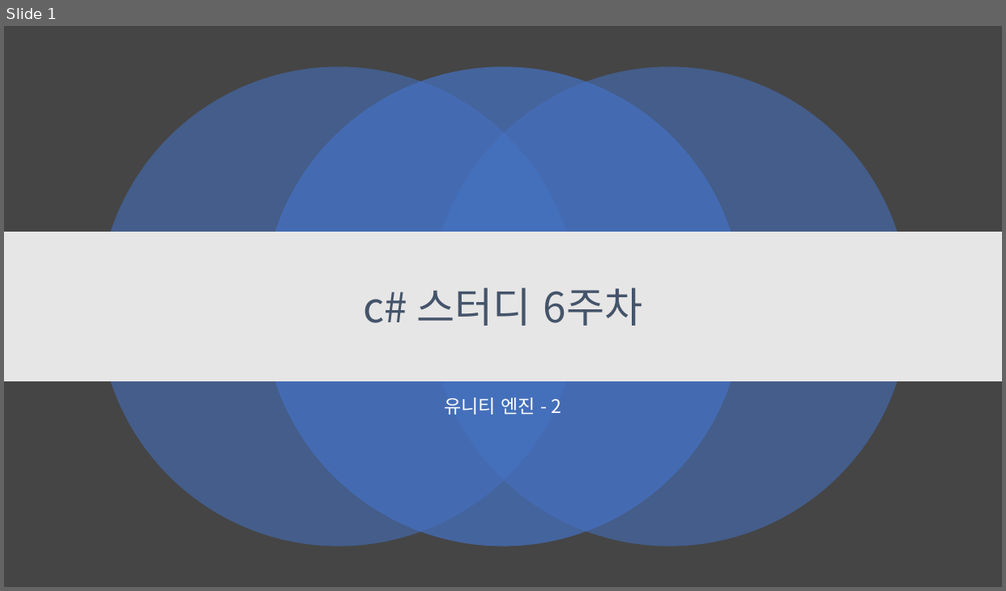
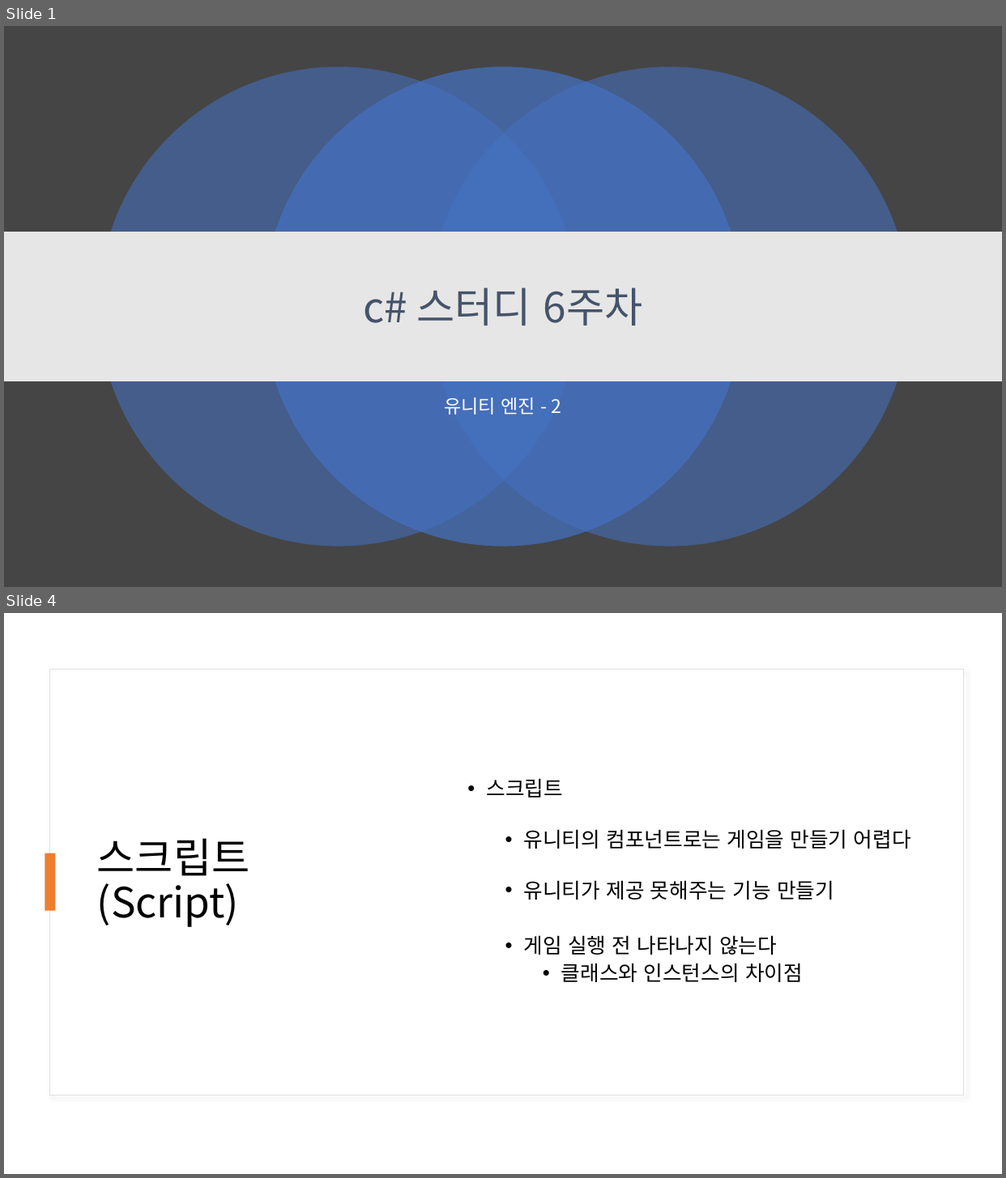
Before and after one commit to kjh99660/Study_powerpoint, a slide deck: C#스터디/c# 스터디 6주 차.pptx. Shown one above the other, each under a label of ours: slide 1 before the commit, slides 1 and 4 after it; the slides between them are not shown. The pictures are 1006x591 and 1006x1178 pixels, drawn with LibreOffice and Linux fonts; fonts in the diff are those of the drawing. Boxes give left, top, right and bottom in pixels: in the first picture for what was removed or moved away, otherwise in the second. Text is boxed around its words. In the diff, an @@ line names an element or a change of style, - is before the commit and + after.

```diff
--- a/C#스터디/c# 스터디 6주 차.pptx
+++ b/C#스터디/c# 스터디 6주 차.pptx
@@ slide 4 added at box(4, 613, 1002, 1174), background #FFFFFF @@
@@ rectangle added at box(49, 669, 964, 1095), fill #FFFFFF, outline #E1E1E1 1 pt @@
@@ text added at box(486, 778, 911, 982), 20 pt, text #000000 @@
+• 스크립트
+  • 유니티의 컴포넌트로는 게임을 만들기 어렵다
+  • 유니티가 제공 못해주는 기능 만들기
+  • 게임 실행 전 나타나지 않는다
+    • 클래스와 인스턴스의 차이점
@@ rectangle added at box(45, 854, 56, 911), fill #ED7D31 @@
@@ title added at box(97, 838, 250, 927), 40 pt, text #000000 @@
+스크립트 (Script)
```
Also in this commit, not shown: 16 other slides added, 1 slide removed, 1 other file.
